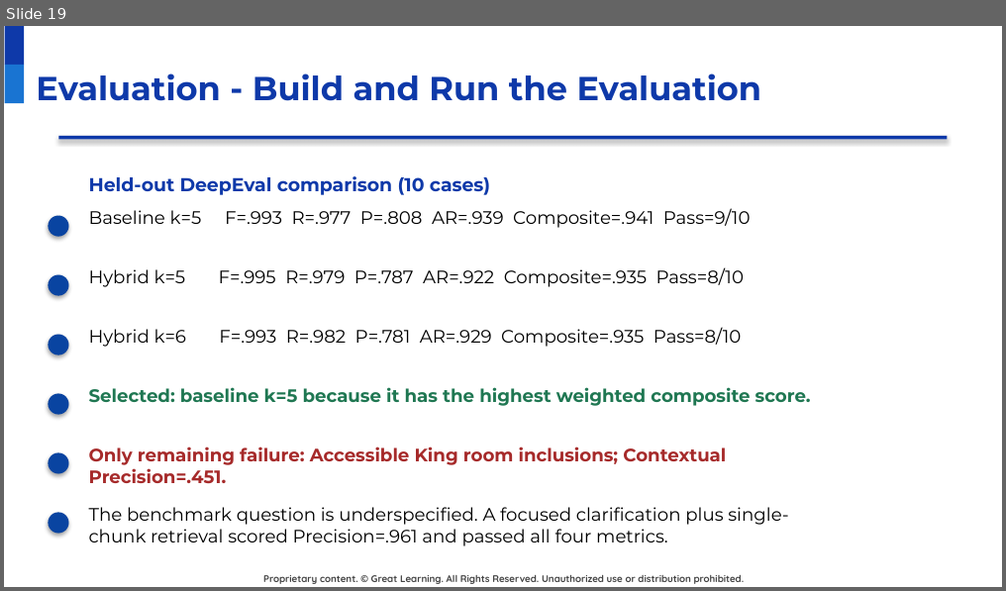
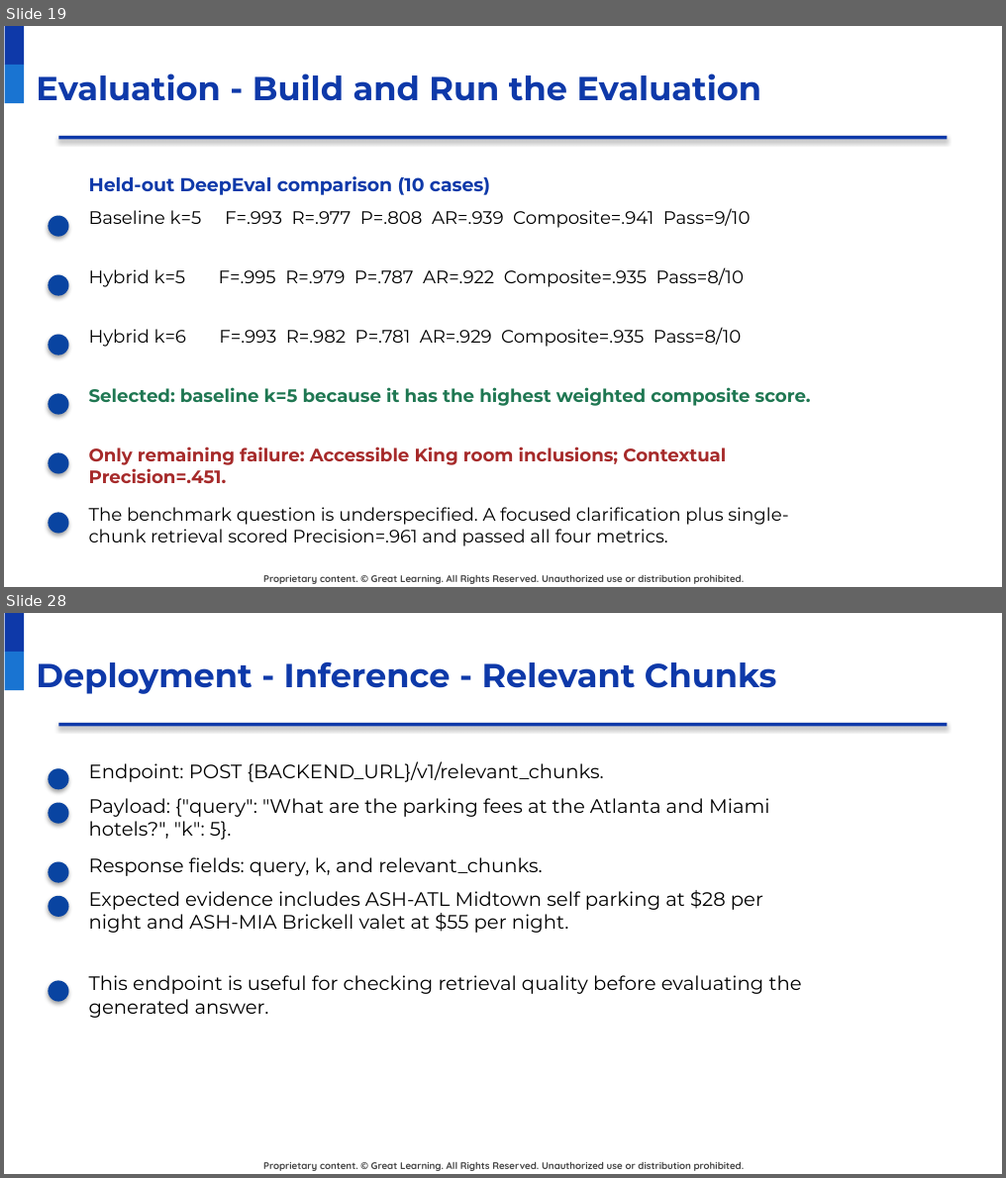
Before and after one commit to raovutukoor1/aurora-stay-qna, a slide deck: presentations/Aurora_Stays_RAG_Project_Presentation_Template_Style.pptx. Shown one above the other, each under a label of ours: slide 19 before the commit, slides 19 and 28 after it; the slides between them are not shown. The pictures are 1006x591 and 1006x1178 pixels, drawn with LibreOffice and Linux fonts; fonts in the diff are those of the drawing; background and template pictures are left out. Boxes give left, top, right and bottom in pixels: in the first picture for what was removed or moved away, otherwise in the second. Text is boxed around its words. In the diff, an @@ line names an element or a change of style, - is before the commit and + after.

Commit message:
Add deployment and inference slides to presentation

```diff
--- a/presentations/Aurora_Stays_RAG_Project_Presentation_Template_Style.pptx
+++ b/presentations/Aurora_Stays_RAG_Project_Presentation_Template_Style.pptx
@@ slide 28 added at [4,613,1002,1174], background #FFFFFF; not listed: 3 template elements that a slide beside it also shows @@
@@ title added at [36,662,777,694], 24 pt, text #0E39A9, bold @@
+Deployment - Inference - Relevant Chunks
@@ rectangle added at [58,723,947,727], fill #0E39A9 @@
@@ ellipse added at [48,768,69,789], fill #0944A1 @@
@@ text added at [89,761,604,782], 14 pt, text #000000 @@
+Endpoint: POST {BACKEND_URL}/v1/relevant_chunks.
@@ ellipse added at [48,803,69,824], fill #0944A1 @@
@@ text added at [89,798,770,840], 14 pt, text #000000 @@
+Payload: {"query": "What are the parking fees at the Atlanta and Miami hotels?", "k": 5}.
@@ ellipse added at [48,862,69,883], fill #0944A1 @@
@@ text added at [89,858,542,876], 14 pt, text #000000 @@
+Response fields: query, k, and relevant_chunks.
@@ ellipse added at [48,895,69,916], fill #0944A1 @@
@@ text added at [89,890,763,933], 14 pt, text #000000 @@
+Expected evidence includes ASH-ATL Midtown self parking at $28 per night and ASH-MIA Brickell valet at $55 per night.
@@ ellipse added at [48,981,69,1002], fill #0944A1 @@
@@ text added at [89,975,802,1018], 14 pt, text #000000 @@
+This endpoint is useful for checking retrieval quality before evaluating the generated answer.
```
Also in this commit, not shown: 2 slides changed, 11 other slides added, 2 other files.
